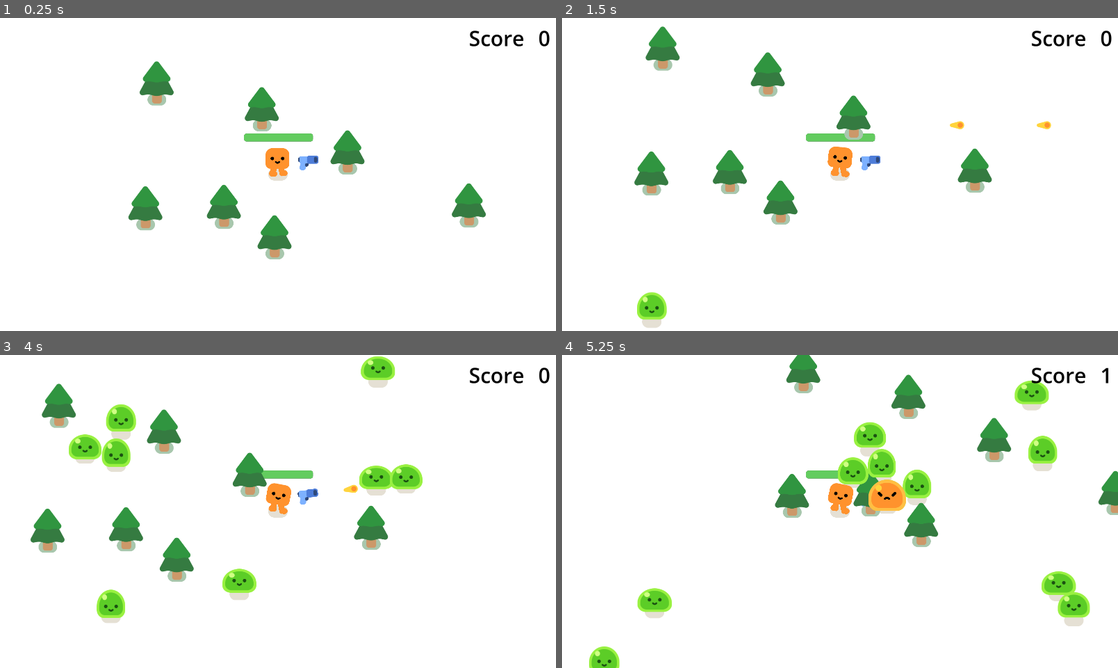
Above: before the commit, frames 1-4 (two rows, left to right).
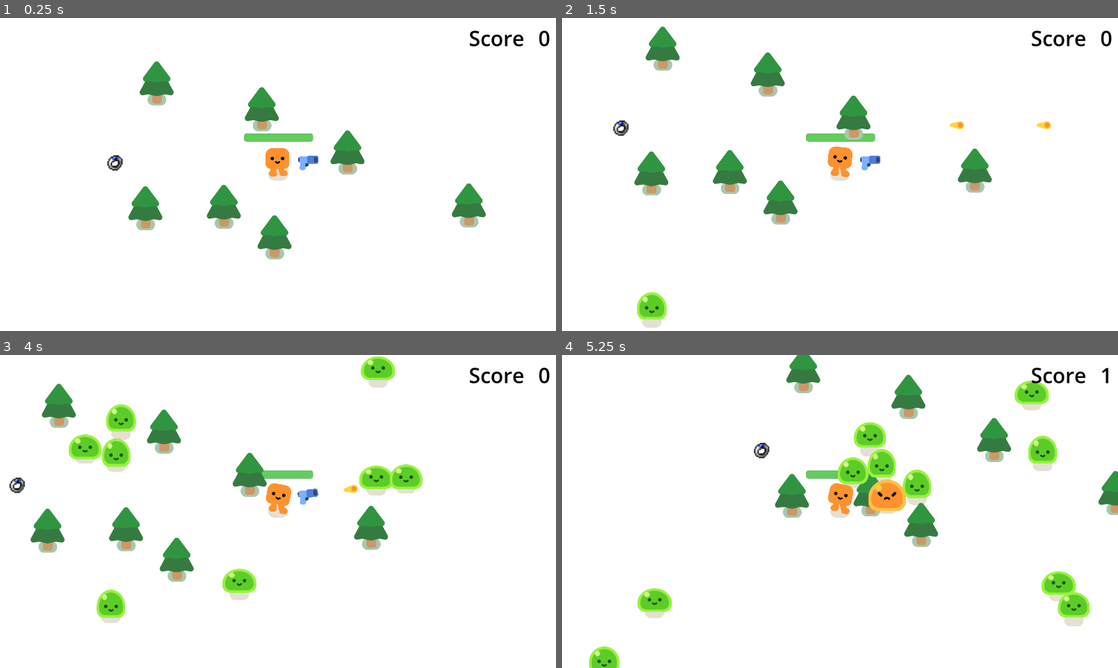
Above: after the commit, the same moments.

Repository: millwardesque/vampire-survivor-tutorial-ex
Game: Godot game, scene res://survivors_game.tscn
Same seed, same stepped clock (60 frames per second), same inputs: the game is played once before the commit and once after it.
Inputs:
- Up to frame 1 (0.25 s): no input
- Up to frame 2 (1.5 s): tap Enter at 0.5 s; hold D (move_right) 0.53-1.28 s; hold S (move_down) from 1.28 s (still down)
- Up to frame 3 (4 s): release S (move_down) at 2.03 s; hold D (move_right) 2.03-2.78 s; hold W (move_up) 2.78-3.53 s; hold A (move_left) from 3.53 s (still down)
- Up to frame 4 (5.25 s): release A (move_left) at 5.03 s; hold S (move_down) from 5.03 s (still down)

The runs differ from the first frame. In frame 1, 0.1% of the frame differs, in the area x 19-23%, y 43-49%; in frame 2, 0.1%; in frame 3, 0.1%; in frame 4, 0.1%, in the area x 34-38%, y 28-34%.

Commit message:
Add items and item spawning (#4)
* [item] Added an item template scene and added it to the main game

* [item] Added item-spawning

Diff:
--- a/game.gd
+++ b/game.gd
@@ -7,6 +7,9 @@
 
 func _on_spawn_timer_timeout():
 	spawn_mob()
+
+func _on_item_spawn_timer_timeout():
+	spawn_item()
 
 func _on_player_health_depleted():
 	%GameOverScreen.visible = true
@@ -27,3 +30,11 @@
 	new_mob.global_position = %SpawnPathFollower.global_position
 
 	%Enemies.add_child(new_mob)
+
+func spawn_item():
+	var new_item = preload("res://item_template.tscn").instantiate()
+
+	%SpawnPathFollower.progress_ratio = randf()
+	new_item.global_position = %SpawnPathFollower.global_position
+
+	%Items.add_child(new_item)
--- /dev/null
+++ b/item_template.gd
@@ -0,0 +1,7 @@
+extends Area2D
+
+
+func _on_body_entered(body):
+	if body.has_method('adjust_score'):
+		queue_free()
+		body.adjust_score(25)
--- /dev/null
+++ b/item_template.tscn
@@ -0,0 +1,22 @@
+[gd_scene load_steps=4 format=3 uid="uid://ddclddyrk2v3h"]
+
+[ext_resource type="Texture2D" uid="uid://biyfbxal0ooh1" path="res://items/roguelikeitems.png" id="1_1g0ed"]
+[ext_resource type="Script" path="res://item_template.gd" id="1_yt12k"]
+
+[sub_resource type="CircleShape2D" id="CircleShape2D_nv7ar"]
+radius = 6.0
+
+[node name="ItemTemplate" type="Area2D"]
+scale = Vector2(4, 4)
+collision_layer = 5
+script = ExtResource("1_yt12k")
+
+[node name="Sprite" type="Sprite2D" parent="."]
+texture = ExtResource("1_1g0ed")
+region_enabled = true
+region_rect = Rect2(16, 16, 16, 16)
+
+[node name="CollisionShape2D" type="CollisionShape2D" parent="."]
+shape = SubResource("CircleShape2D_nv7ar")
+
+[connection signal="body_entered" from="." to="." method="_on_body_entered"]
--- a/player.tscn
+++ b/player.tscn
@@ -25,6 +25,7 @@
 corner_radius_bottom_left = 8
 
 [node name="Player" type="CharacterBody2D"]
+collision_mask = 5
 platform_floor_layers = 4294901760
 script = ExtResource("1_qqjwp")
 
--- a/project.godot
+++ b/project.godot
@@ -124,6 +124,7 @@
 [layer_names]
 
 3d_physics/layer_2="player"
+2d_physics/layer_3="Items"
 
 [rendering]
 
--- a/survivors_game.tscn
+++ b/survivors_game.tscn
@@ -1,9 +1,10 @@
-[gd_scene load_steps=8 format=3 uid="uid://nxcul3mfumb7"]
+[gd_scene load_steps=9 format=3 uid="uid://nxcul3mfumb7"]
 
 [ext_resource type="PackedScene" uid="uid://bmpopsk75n4pn" path="res://player.tscn" id="1_ki24f"]
 [ext_resource type="Script" path="res://game.gd" id="1_wvcjb"]
 [ext_resource type="PackedScene" uid="uid://rqpcme5v2oca" path="res://pine_tree.tscn" id="2_auc2b"]
 [ext_resource type="PackedScene" uid="uid://c238tdq0lhcl8" path="res://in_game_ux.tscn" id="4_8faun"]
+[ext_resource type="PackedScene" uid="uid://ddclddyrk2v3h" path="res://item_template.tscn" id="4_ndlos"]
 [ext_resource type="PackedScene" uid="uid://sx8cwas3voub" path="res://paused_screen.tscn" id="5_88t8x"]
 
 [sub_resource type="Curve2D" id="Curve2D_qpewy"]
@@ -70,7 +71,10 @@
 [node name="PineTree7" parent="SandboxLevel" instance=ExtResource("2_auc2b")]
 position = Vector2(1500, 726)
 
-[node name="SpawnTimer" type="Timer" parent="SandboxLevel"]
+[node name="ItemTemplate" parent="SandboxLevel" instance=ExtResource("4_ndlos")]
+position = Vector2(275, 522)
+
+[node name="EnemySpawnTimer" type="Timer" parent="SandboxLevel"]
 wait_time = 0.3
 autostart = true
 
@@ -79,6 +83,13 @@
 script = SubResource("GDScript_uihhk")
 
 [node name="InGameUX" parent="SandboxLevel" instance=ExtResource("4_8faun")]
+
+[node name="ItemTimer" type="Timer" parent="SandboxLevel"]
+wait_time = 10.0
+autostart = true
+
+[node name="Items" type="Node" parent="SandboxLevel"]
+unique_name_in_owner = true
 
 [node name="GameOverScreen" type="CanvasLayer" parent="."]
 unique_name_in_owner = true
@@ -131,5 +142,6 @@
 
 [connection signal="health_depleted" from="SandboxLevel/Player" to="." method="_on_player_health_depleted"]
 [connection signal="score_change" from="SandboxLevel/Player" to="SandboxLevel/InGameUX" method="_on_player_score_change"]
-[connection signal="timeout" from="SandboxLevel/SpawnTimer" to="." method="_on_spawn_timer_timeout"]
+[connection signal="timeout" from="SandboxLevel/EnemySpawnTimer" to="." method="_on_spawn_timer_timeout"]
+[connection signal="timeout" from="SandboxLevel/ItemTimer" to="." method="_on_item_spawn_timer_timeout"]
 [connection signal="pressed" from="GameOverScreen/Restart Game" to="." method="_on_reset_game_clicked"]
Binary file added: items/roguelikeitems.png
Not shown, added: items/roguelikeitems.png.import
Not shown, changed: README.md
